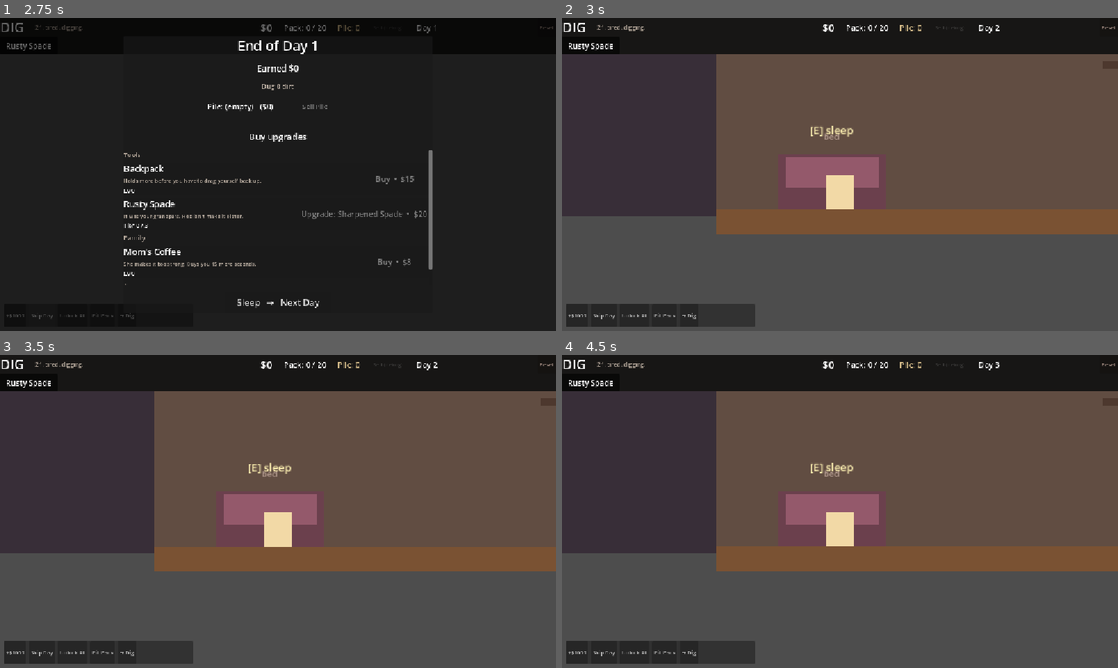
Above: before the commit, frames 1-4 (two rows, left to right).
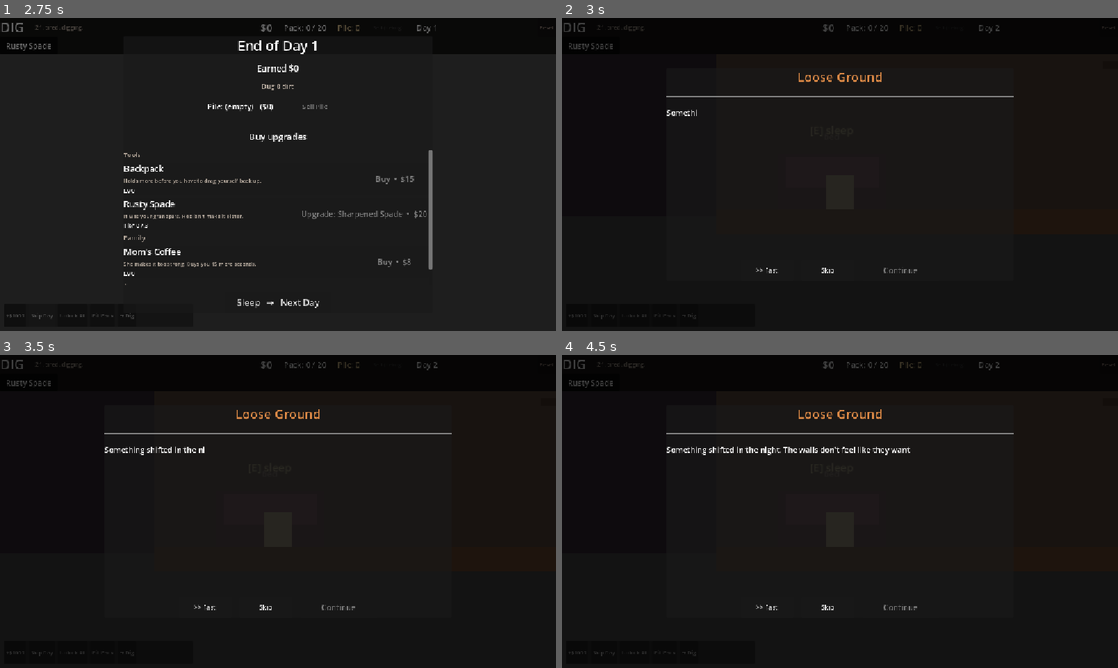
Above: after the commit, the same moments.

Repository: RanjitCS/dig
Game: Godot game, scene res://scenes/main.tscn
Two runs of this game, one before a commit and one after it. Both use one fixed random seed, a clock stepped at 60 frames per second and the inputs below.
Inputs (mouse positions are in pixels of both pictures, inside the frame that each line leads up to):
- Up to frame 1 (2.75 s): click "Reset" at 0.5 s; click "Skip" at 1.25 s; click "Skip Day" at 2 s
- Up to frame 2 (3 s): click "Sleep → Next Day" at 2.75 s
- Up to frame 3 (3.5 s): no input
- Up to frame 4 (4.5 s): click "Skip Day" at 3.5 s; click (840, 639) at 4.25 s, where only the run before the commit has a clickable "Sleep → Next Day"

Frame 1 is identical in both runs. In frame 2, 89% of the frame differs, in the area x 0-100%, y 1-100%; in frame 3, 89%; in frame 4, 89%.

Commit message:
change

Diff:
--- a/resources/blocks/coal.tres
+++ b/resources/blocks/coal.tres
@@ -12,4 +12,4 @@
 money_yield = 1.5
 min_depth = 8
 max_depth = 99999
-weight = 1.5
+weight = 2.0
--- a/resources/blocks/gem.tres
+++ b/resources/blocks/gem.tres
@@ -10,6 +10,6 @@
 hits_to_break = 50
 dirt_yield = 0.0
 money_yield = 18.0
-min_depth = 40
+min_depth = 32
 max_depth = 99999
-weight = 0.2
+weight = 0.15
--- /dev/null
+++ b/resources/blocks/gold.tres
@@ -0,0 +1,15 @@
+[gd_resource type="Resource" script_class="BlockType" load_steps=2 format=3 uid="uid://dig0block0gold"]
+
+[ext_resource type="Script" path="res://scripts/block_type.gd" id="1_block"]
+
+[resource]
+script = ExtResource("1_block")
+id = &"gold"
+display_name = "Gold"
+color = Color(0.92, 0.74, 0.22, 1)
+hits_to_break = 40
+dirt_yield = 0.0
+money_yield = 12.0
+min_depth = 28
+max_depth = 99999
+weight = 0.18
--- a/resources/blocks/iron.tres
+++ b/resources/blocks/iron.tres
@@ -10,6 +10,6 @@
 hits_to_break = 30
 dirt_yield = 0.0
 money_yield = 5.0
-min_depth = 20
+min_depth = 25
 max_depth = 99999
-weight = 0.8
+weight = 0.4
--- a/resources/blocks/ore_pocket.tres
+++ b/resources/blocks/ore_pocket.tres
@@ -10,7 +10,7 @@
 hits_to_break = 16
 dirt_yield = 0.0
 money_yield = 4.0
-min_depth = 8
+min_depth = 18
 max_depth = 99999
 weight = 0.3
 is_ore_pocket = true
--- a/resources/blocks/unstable_rock.tres
+++ b/resources/blocks/unstable_rock.tres
@@ -10,7 +10,7 @@
 hits_to_break = 10
 dirt_yield = 1.0
 money_yield = 0.0
-min_depth = 6
+min_depth = 5
 max_depth = 99999
-weight = 1.5
+weight = 2.5
 unstable = true
--- /dev/null
+++ b/resources/day_events/long_morning.tres
@@ -0,0 +1,16 @@
+[gd_resource type="Resource" script_class="DayEvent" load_steps=2 format=3 uid="uid://dig0event0longmorning"]
+
+[ext_resource type="Script" path="res://scripts/day_event.gd" id="1_event"]
+
+[resource]
+script = ExtResource("1_event")
+id = &"long_morning"
+title = "Still Air"
+description = "No wind. No reason to hurry. The light holds longer than it should."
+category = 2
+weight = 0.8
+money_mult = 1.0
+ore_weight_mult = 1.0
+crumble_chance = -1.0
+day_length_mult = 1.25
+no_dig = false
--- /dev/null
+++ b/resources/day_events/lucky_market.tres
@@ -0,0 +1,16 @@
+[gd_resource type="Resource" script_class="DayEvent" load_steps=2 format=3 uid="uid://dig0event0luckymarket"]
+
+[ext_resource type="Script" path="res://scripts/day_event.gd" id="1_event"]
+
+[resource]
+script = ExtResource("1_event")
+id = &"lucky_market"
+title = "Prices Are Up"
+description = "The buyer in town paid more than he meant to this morning. He won't do it twice. Sell while it lasts."
+category = 0
+weight = 1.0
+money_mult = 1.6
+ore_weight_mult = 1.0
+crumble_chance = -1.0
+day_length_mult = 1.0
+no_dig = false
--- /dev/null
+++ b/resources/day_events/rich_vein.tres
@@ -0,0 +1,16 @@
+[gd_resource type="Resource" script_class="DayEvent" load_steps=2 format=3 uid="uid://dig0event0richvein"]
+
+[ext_resource type="Script" path="res://scripts/day_event.gd" id="1_event"]
+
+[resource]
+script = ExtResource("1_event")
+id = &"rich_vein"
+title = "Good Ground"
+description = "The dirt smells like metal today. Whatever's down there, there's more of it than usual."
+category = 0
+weight = 1.0
+money_mult = 1.0
+ore_weight_mult = 2.5
+crumble_chance = -1.0
+day_length_mult = 1.0
+no_dig = false
--- /dev/null
+++ b/resources/day_events/storm.tres
@@ -0,0 +1,16 @@
+[gd_resource type="Resource" script_class="DayEvent" load_steps=2 format=3 uid="uid://dig0event0storm"]
+
+[ext_resource type="Script" path="res://scripts/day_event.gd" id="1_event"]
+
+[resource]
+script = ExtResource("1_event")
+id = &"storm"
+title = "Weather Coming"
+description = "Sky's the colour of a bruise. You won't get a full day in before it breaks."
+category = 3
+weight = 0.7
+money_mult = 1.0
+ore_weight_mult = 1.0
+crumble_chance = -1.0
+day_length_mult = 0.7
+no_dig = false
--- /dev/null
+++ b/resources/day_events/unstable_ground.tres
@@ -0,0 +1,16 @@
+[gd_resource type="Resource" script_class="DayEvent" load_steps=2 format=3 uid="uid://dig0event0unstableground"]
+
+[ext_resource type="Script" path="res://scripts/day_event.gd" id="1_event"]
+
+[resource]
+script = ExtResource("1_event")
+id = &"unstable_ground"
+title = "Loose Ground"
+description = "Something shifted in the night. The walls don't feel like they want to hold. The deep stuff is close, if you're willing."
+category = 1
+weight = 0.9
+money_mult = 1.0
+ore_weight_mult = 1.4
+crumble_chance = 0.85
+day_length_mult = 1.0
+no_dig = false
--- a/scripts/cutscene_modal.gd
+++ b/scripts/cutscene_modal.gd
@@ -23,6 +23,7 @@
 	fast_button.pressed.connect(_on_fast)
 	skip_button.pressed.connect(_on_skip)
 	GameState.cutscene_triggered.connect(_on_cutscene_triggered)
+	GameState.day_event_started.connect(_on_day_event_started)
 	# Now that we're listening, ask GameState to fire any pending cutscene
 	# (Day 1 on first launch, etc.). Deferred so other scene-tree nodes
 	# also get a chance to connect first.
@@ -36,8 +37,19 @@
 
 func _on_cutscene_triggered(scene: Cutscene) -> void:
 	print("[cutscene-modal] received: ", scene.id, " title='", scene.title, "'")
-	title_label.text = scene.title
-	_full_body = scene.body
+	title_label.remove_theme_color_override("font_color")
+	_present(scene.title, scene.body)
+
+# Special-day announce reuses the same typewriter modal, with the title tinted by
+# the event's category so good/risky/cozy/tough days read differently at a glance.
+func _on_day_event_started(event: DayEvent) -> void:
+	print("[cutscene-modal] day event: ", event.id, " title='", event.title, "'")
+	title_label.add_theme_color_override("font_color", event.category_color())
+	_present(event.title, event.description)
+
+func _present(title: String, body: String) -> void:
+	title_label.text = title
+	_full_body = body
 	body_label.text = _full_body
 	body_label.visible_characters = 0
 	_revealed_chars = 0.0
--- /dev/null
+++ b/scripts/day_event.gd
@@ -0,0 +1,42 @@
+class_name DayEvent
+extends Resource
+
+# A "special day" modifier. Rolled rarely at the start of a day, announced to the
+# player in the morning, and applied for that whole day only. Cleared next day.
+
+enum Category {
+	GOOD,    # pure upside — a lucky day
+	RISKY,   # more danger for more reward
+	COZY,    # atmosphere / story; little or no mechanical change
+	TOUGH,   # harder with no bonus — friction; use sparingly
+}
+
+@export var id: StringName = &""
+@export var title: String = ""
+@export var description: String = ""        # morning-announce body (placeholder copy)
+@export var category: Category = Category.GOOD
+@export var weight: float = 1.0             # relative chance GIVEN a special day fires
+
+# --- Typed modifiers (read by GameState / dig_world). Neutral defaults = no-op. ---
+# Multiplies the day's sell value (lucky market, etc.).
+@export var money_mult: float = 1.0
+# Scales the spawn weight of money-bearing ore blocks this day (rich vein).
+@export var ore_weight_mult: float = 1.0
+# Overrides the cave-in crumble chance for the day. <0 means "no override".
+@export var crumble_chance: float = -1.0
+# Scales the day length (storm = shorter, still air = longer).
+@export var day_length_mult: float = 1.0
+# A non-dig day (cozy/flavor). The dig is skipped; the day is about the morning beat.
+@export var no_dig: bool = false
+
+func category_color() -> Color:
+	match category:
+		Category.GOOD:
+			return Color(0.55, 0.82, 0.45)   # green
+		Category.RISKY:
+			return Color(0.88, 0.55, 0.28)   # amber
+		Category.COZY:
+			return Color(0.62, 0.74, 0.90)   # soft blue
+		Category.TOUGH:
+			return Color(0.80, 0.40, 0.38)   # dull red
+	return Color(0.85, 0.82, 0.72)
--- a/scripts/dig_world.gd
+++ b/scripts/dig_world.gd
@@ -152,8 +152,9 @@
 	{"depth": 2, "name": "Soil & Clay"},
 	{"depth": 5, "name": "Stone Layer"},
 	{"depth": 8, "name": "Coal Seam"},
-	{"depth": 20, "name": "Iron Vein"},
-	{"depth": 40, "name": "Gem Depths"},
+	{"depth": 25, "name": "Iron Vein"},
+	{"depth": 28, "name": "Deep Rock"},
+	{"depth": 32, "name": "Gem Depths"},
 ]
 
 func _generate_rows(count: int) -> void:
@@ -252,21 +253,33 @@
 # Player digs their own entry now; no pre-broken gap.
 
 func _pick_block_type_for_depth(depth: int) -> BlockType:
+	var ore_mult := _ore_weight_mult()
 	var candidates: Array = []
+	var weights: Array = []
 	var total_weight := 0.0
 	for t in block_types:
 		if depth >= t.min_depth and depth <= t.max_depth:
+			var w: float = t.weight
+			if ore_mult != 1.0 and t.money_yield > 0.0:
+				w *= ore_mult         # rich-vein day: money-ore spawns more often
 			candidates.append(t)
-			total_weight += t.weight
+			weights.append(w)
+			total_weight += w
 	if candidates.is_empty() or total_weight <= 0.0:
 		return null
 	var roll := rng.randf() * total_weight
 	var accum := 0.0
-	for t in candidates:
-		accum += t.weight
+	for i in candidates.size():
+		accum += weights[i]
 		if roll <= accum:
-			return t
+			return candidates[i]
 	return candidates[candidates.size() - 1]
+
+# Today's ore-spawn multiplier — a "rich vein" day makes money-bearing ore more
+# common. 1.0 on ordinary days.
+func _ore_weight_mult() -> float:
+	var ev = GameState.today_event
+	return ev.ore_weight_mult if ev != null else 1.0
 
 # --- Adjacency / reach -----------------------------------------------------
 
@@ -392,8 +405,9 @@
 		_award_yields_for(block.block_type)
 	_maybe_extend_world(pos.y)
 	block.queue_free()
-	# A freshly-emptied cell may leave loose rock above it unsupported.
-	_settle_unstable_above(pos)
+	# Emptying a cell can set off loose rock around it: rock directly above is now
+	# unsupported, and loose rock to either side can crumble and slide into the gap.
+	_disturb_unstable_around(pos)
 
 func _on_block_broken(block: DigBlock) -> void:
 	print("block broken: pos=%s type=%s" % [str(block.grid_pos), str(block.block_type.id)])
@@ -412,6 +426,10 @@
 # Rough seconds per cell of fall + the telegraph beat before a block lets go.
 const CAVEIN_TELEGRAPH_SEC: float = 0.18
 const CAVEIN_FALL_SEC_PER_CELL: float = 0.07
+# Chance that loose rock exposed from the SIDE (still resting on solid ground)
+# crumbles and slides into the gap you dug, instead of needing its floor removed.
+# This is what makes cave-ins something you actually see while digging.
+const CAVEIN_CRUMBLE_CHANCE: float = 0.5
 
 # Is this cell solid enough to stop a falling block / count as support?
 # Bedrock, normal blocks, the world edges, and the generated floor all count.
@@ -425,51 +443,92 @@
 	var b: DigBlock = blocks_by_pos.get(pos, null)
 	return b != null
 
-func _settle_unstable_above(empty_pos: Vector2i) -> void:
-	var above := empty_pos + Vector2i(0, -1)
-	var b: DigBlock = blocks_by_pos.get(above, null)
-	if b == null or b.block_type == null:
-		return
-	if not b.block_type.unstable:
-		return
-	if _falling.has(above):
-		return
-	_drop_unstable_block(b, above)
+func _unstable_at(pos: Vector2i) -> DigBlock:
+	var b: DigBlock = blocks_by_pos.get(pos, null)
+	if b == null or b.block_type == null or not b.block_type.unstable:
+		return null
+	if _falling.has(pos):
+		return null
+	return b
+
+# Emptying `empty_pos` can set off loose rock around it:
+#  - rock directly ABOVE is now unsupported -> it drops straight down.
+#  - rock to the LEFT/RIGHT, freshly exposed, may crumble and slide into the gap.
+func _disturb_unstable_around(empty_pos: Vector2i) -> void:
+	# Above: classic undermining — drop straight down if now unsupported.
+	var above := _unstable_at(empty_pos + Vector2i(0, -1))
+	if above != null:
+		_drop_unstable_block(above, empty_pos + Vector2i(0, -1))
+	# Sides: loose rock slides into the hole we just dug (chance-based).
+	var crumble := _crumble_chance()
+	for dx in [-1, 1]:
+		var side_pos := empty_pos + Vector2i(dx, 0)
+		var side := _unstable_at(side_pos)
+		if side != null and randf() < crumble:
+			_shift_unstable_into(side, side_pos, empty_pos)
+
+# Today's crumble chance — a special "unstable ground" day can override the base.
+func _crumble_chance() -> float:
+	var ev = GameState.today_event
+	if ev != null and ev.crumble_chance >= 0.0:
+		return ev.crumble_chance
+	return CAVEIN_CRUMBLE_CHANCE
 
 func _drop_unstable_block(block: DigBlock, from: Vector2i) -> void:
 	# Find the landing cell: walk down from `from` until the next cell is solid.
-	var dest := from
+	var dest := _rest_cell_below(from)
+	if dest == from:
+		return                            # already supported; nothing to do
+	_move_block_to(block, from, dest)
+	_animate_fall(block, from, dest, true)
+
+# Loose rock crumbles sideways into a freshly-dug gap, then keeps falling down
+# that column until it rests. `gap` is the just-emptied cell beside it.
+func _shift_unstable_into(block: DigBlock, from: Vector2i, gap: Vector2i) -> void:
+	var dest := _rest_cell_below(gap)   # slide into the gap column, settle down
+	_move_block_to(block, from, dest)
+	_animate_fall(block, from, dest, true)
+
+# Lowest empty cell at/below `start` (stops above the first solid cell).
+func _rest_cell_below(start: Vector2i) -> Vector2i:
+	var dest := start
 	while not _cell_blocks_fall(dest + Vector2i(0, 1)):
 		dest += Vector2i(0, 1)
-	if dest == from:
-		return                            # already supported; nothing to do
-	# Re-key the grid immediately so reach/dig logic sees the new layout even
-	# while the slide animation plays.
+	return dest
+
+# Re-key the grid immediately so reach/dig logic sees the new layout even while
+# the slide animation is still playing.
+func _move_block_to(block: DigBlock, from: Vector2i, dest: Vector2i) -> void:
 	_falling[from] = true
 	blocks_by_pos.erase(from)
 	broken_cells[from] = true             # the vacated cell is now open
 	block.grid_pos = dest
 	blocks_by_pos[dest] = block
 	broken_cells.erase(dest)              # the landing cell is filled again
-	_animate_fall(block, from, dest)
-
-func _animate_fall(block: DigBlock, from: Vector2i, dest: Vector2i) -> void:
-	var target_y := float(dest.y - 1) * BLOCK_SIZE.y + BLOCK_SIZE.y * 0.5
-	var cells := dest.y - from.y
+
+func _animate_fall(block: DigBlock, from: Vector2i, dest: Vector2i, telegraph: bool) -> void:
+	var target := Vector2(
+		float(dest.x) * BLOCK_SIZE.x + BLOCK_SIZE.x * 0.5,
+		float(dest.y - 1) * BLOCK_SIZE.y + BLOCK_SIZE.y * 0.5
+	)
+	var cells: int = max(1, dest.y - from.y)
 	var tw := create_tween()
-	# Telegraph: a small shudder in place before it lets go.
-	tw.tween_property(block, "position:x", block.position.x - 2.0, CAVEIN_TELEGRAPH_SEC * 0.5)
-	tw.tween_property(block, "position:x", block.position.x + 2.0, CAVEIN_TELEGRAPH_SEC * 0.5)
-	tw.tween_property(block, "position:x", block.position.x, 0.02)
-	# Then the drop, easing in like a real fall.
-	tw.tween_property(block, "position:y", target_y, CAVEIN_FALL_SEC_PER_CELL * float(cells)) \
+	if telegraph:
+		# A small shudder in place before it lets go.
+		var x0 := block.position.x
+		tw.tween_property(block, "position:x", x0 - 2.0, CAVEIN_TELEGRAPH_SEC * 0.5)
+		tw.tween_property(block, "position:x", x0 + 2.0, CAVEIN_TELEGRAPH_SEC * 0.5)
+		tw.tween_property(block, "position:x", x0, 0.02)
+	# Slide horizontally into the column (if it crumbled sideways) and drop.
+	tw.set_parallel(false)
+	tw.tween_property(block, "position", target, CAVEIN_FALL_SEC_PER_CELL * float(cells)) \
 		.set_trans(Tween.TRANS_QUAD).set_ease(Tween.EASE_IN)
 	tw.tween_callback(_on_fall_landed.bind(from, dest))
 
 func _on_fall_landed(from: Vector2i, dest: Vector2i) -> void:
 	_falling.erase(from)
-	# The cell the block left is now empty — loose rock above it may drop too.
-	_settle_unstable_above(from)
+	# The cell the block left is now empty — loose rock around it may move too.
+	_disturb_unstable_around(from)
 
 func _award_yields_for(type: BlockType) -> void:
 	var crit_chance := GameState._sum_effect(Upgrade.Effect.CRIT_CHANCE)
--- a/scripts/game_state.gd
+++ b/scripts/game_state.gd
@@ -5,8 +5,12 @@
 const BLOCK_DIR: String = "res://resources/blocks/"
 const CUTSCENE_DIR: String = "res://resources/cutscenes/"
 const HELPER_DIR: String = "res://resources/helpers/"
+const DAY_EVENT_DIR: String = "res://resources/day_events/"
 const SAVE_PATH: String = "user://save.json"
-const SAVE_VERSION: int = 8
+const SAVE_VERSION: int = 9
+
+# Odds that any given new day (after day 1) is a "special day". Rare on purpose.
+const SPECIAL_DAY_CHANCE: float = 1.0 / 13.0
 const DEFAULT_ROOM: StringName = &"bedroom"
 
 enum Phase { HOUSE_INTERIOR, DIGGING, END_OF_DAY }
@@ -38,6 +42,10 @@
 var helpers: Array[Helper] = []
 var helper_levels: Dictionary = {}  # StringName helper_id -> int (count hired)
 var _helper_ore_accum: Dictionary = {}  # StringName ore_id -> float (fractional carryover)
+
+# "Special day" events. Rolled rarely at day-start; applied for the whole day.
+var day_events: Array[DayEvent] = []
+var today_event: DayEvent = null  # the active special day, or null for an ordinary day
 
 # Region progression. Helpers (Arya's labor company) unlock only once the
 # village has grown into a city. Until the full region system exists this is a
@@ -79,12 +87,15 @@
 signal day_ended(day: int, dirt_dug: float, money_earned: float)
 signal day_started(day: int)
 signal helper_hired(helper_id: StringName, new_level: int)
+# Fired when a new day rolls a special event. The announce modal listens.
+signal day_event_started(event: DayEvent)
 
 func _ready() -> void:
 	_load_upgrades()
 	_load_milestones()
 	_load_cutscenes()
 	_load_helpers()
+	_load_day_events()
 	_load_ore_prices()
 	load_game()
 	time_left = day_length()
@@ -181,7 +192,8 @@
 	set_phase(Phase.DIGGING)
 
 func day_length() -> float:
-	return BASE_DAY_LENGTH_SEC + _sum_effect(Upgrade.Effect.DAY_LENGTH_SEC)
+	var base := BASE_DAY_LENGTH_SEC + _sum_effect(Upgrade.Effect.DAY_LENGTH_SEC)
+	return base * today_event_day_length_mult()
 
 func backpack_capacity() -> float:
 	return BASE_BACKPACK_CAPACITY + _sum_effect(Upgrade.Effect.BACKPACK_CAPACITY)
@@ -237,7 +249,7 @@
 	# Convert deposit pile (dirt + ore) to money. End-of-day moment.
 	if deposited_dirt <= 0.0 and deposited_ore.is_empty():
 		return 0.0
-	var money_mult := 1.0 + _sum_effect(Upgrade.Effect.CLICK_MONEY_MULT)
+	var money_mult := (1.0 + _sum_effect(Upgrade.Effect.CLICK_MONEY_MULT)) * today_event_money_mult()
 	var earned: float = deposited_dirt * DIRT_PRICE_PER_UNIT * money_mult
 	for k in deposited_ore.keys():
 		var count: int = int(deposited_ore[k])
@@ -251,7 +263,7 @@
 
 func deposited_pile_value() -> float:
 	# Preview the total $ the pile would sell for right now (with mult applied).
-	var money_mult := 1.0 + _sum_effect(Upgrade.Effect.CLICK_MONEY_MULT)
+	var money_mult := (1.0 + _sum_effect(Upgrade.Effect.CLICK_MONEY_MULT)) * today_event_money_mult()
 	var total: float = deposited_dirt * DIRT_PRICE_PER_UNIT * money_mult
 	for k in deposited_ore.keys():
 		total += float(deposited_ore[k]) * float(ore_prices.get(k, 0.0)) * money_mult
@@ -297,6 +309,9 @@
 	day_money_earned = 0.0
 	last_day_lost_dirt = 0.0
 	last_day_lost_ore_count = 0
+	# Roll the special-day event BEFORE computing day length (storm/still-air
+	# scale it) so time_left reflects today's modifier.
+	_roll_day_event()
 	time_left = day_length()
 	day_paused = false
 	# Day begins in the bedroom; player must walk out the door to begin digging.
@@ -304,7 +319,11 @@
 	set_room(DEFAULT_ROOM, NAN)
 	day_started.emit(current_day)
 	day_tick.emit(time_left, day_length())
-	_check_cutscenes()
+	# A scripted cutscene takes priority over the special-day announce on the rare
+	# day both would fire (the modal shows one at a time).
+	var fired_cutscene := _check_cutscenes()
+	if not fired_cutscene and today_event != null:
+		day_event_started.emit(today_event)
 
 func skip_to_end_of_day() -> void:
 	# Called when player presses E on the bed before going out.
@@ -357,6 +376,7 @@
 	triggered_cutscenes.clear()
 	helper_levels.clear()
 	_helper_ore_accum.clear()
+	today_event = null
 	city_unlocked = false
 	current_day = 1
 	day_dirt_dug = 0.0
@@ -478,6 +498,7 @@
 		"time_left": time_left,
 		"day_dirt_dug": day_dirt_dug,
 		"day_money_earned": day_money_earned,
+		"today_event_id": String(today_event.id) if today_event != null else "",
 	}
 	var f := FileAccess.open(SAVE_PATH, FileAccess.WRITE)
 	if f == null:
@@ -533,6 +554,8 @@
 	phase = data.get("phase", Phase.HOUSE_INTERIOR) as Phase
 	current_room = StringName(String(data.get("current_room", String(DEFAULT_ROOM))))
 	current_day = int(data.get("current_day", 1))
+	var saved_event_id := String(data.get("today_event_id", ""))
+	today_event = get_day_event(StringName(saved_event_id)) if saved_event_id != "" else null
 	time_left = float(data.get("time_left", day_length()))
 	day_dirt_dug = float(data.get("day_dirt_dug", 0.0))
 	day_money_earned = float(data.get("day_money_earned", 0.0))
@@ -713,6 +736,58 @@
 		return a.unlock_money < b.unlock_money
 	)
 
+func _load_day_events() -> void:
+	day_events.clear()
+	var dir := DirAccess.open(DAY_EVENT_DIR)
+	if dir == null:
+		return
+	dir.list_dir_begin()
+	var file := dir.get_next()
+	while file != "":
+		if file.ends_with(".tres") or file.ends_with(".res"):
+			var res := load(DAY_EVENT_DIR + file)
+			if res is DayEvent:
+				day_events.append(res)
+		file = dir.get_next()
+	dir.list_dir_end()
+
+func get_day_event(event_id: StringName) -> DayEvent:
+	for e in day_events:
+		if e.id == event_id:
+			return e
+	return null
+
+# Roll for a special day. Sets today_event (or null) and announces it. Called from
+# start_next_day(). Never fires on day 1 (that day is scripted).
+func _roll_day_event() -> void:
+	today_event = null
+	if current_day <= 1 or day_events.is_empty():
+		return
+	if randf() >= SPECIAL_DAY_CHANCE:
+		return
+	today_event = _pick_weighted_event()
+
+func _pick_weighted_event() -> DayEvent:
+	var total := 0.0
+	for e in day_events:
+		total += e.weight
+	if total <= 0.0:
+		return null
+	var roll := randf() * total
+	var accum := 0.0
+	for e in day_events:
+		accum += e.weight
+		if roll <= accum:
+			return e
+	return day_events[day_events.size() - 1]
+
+# Day-event multipliers (neutral 1.0 when there's no special day).
+func today_event_money_mult() -> float:
+	return today_event.money_mult if today_event != null else 1.0
+
+func today_event_day_length_mult() -> float:
+	return today_event.day_length_mult if today_event != null else 1.0
+
 func get_helper(helper_id: StringName) -> Helper:
 	for h in helpers:
 		if h.id == helper_id:
@@ -791,7 +866,7 @@
 	total_dirt_dug += amount
 	deposited_changed.emit(deposited_dirt)
 
-func _check_cutscenes() -> void:
+func _check_cutscenes() -> bool:
 	print("[cutscene] check: day=", current_day, " money_earned=", total_money_earned, " loaded=", cutscenes.size())
 	for c in cutscenes:
 		var already: bool = triggered_cutscenes.get(c.id, false)
@@ -812,4 +887,5 @@
 			if c.run_once:
 				triggered_cutscenes[c.id] = true
 			cutscene_triggered.emit(c)
-			return
+			return true
+	return false
Not shown, changed: docs/economy_pacing.md
